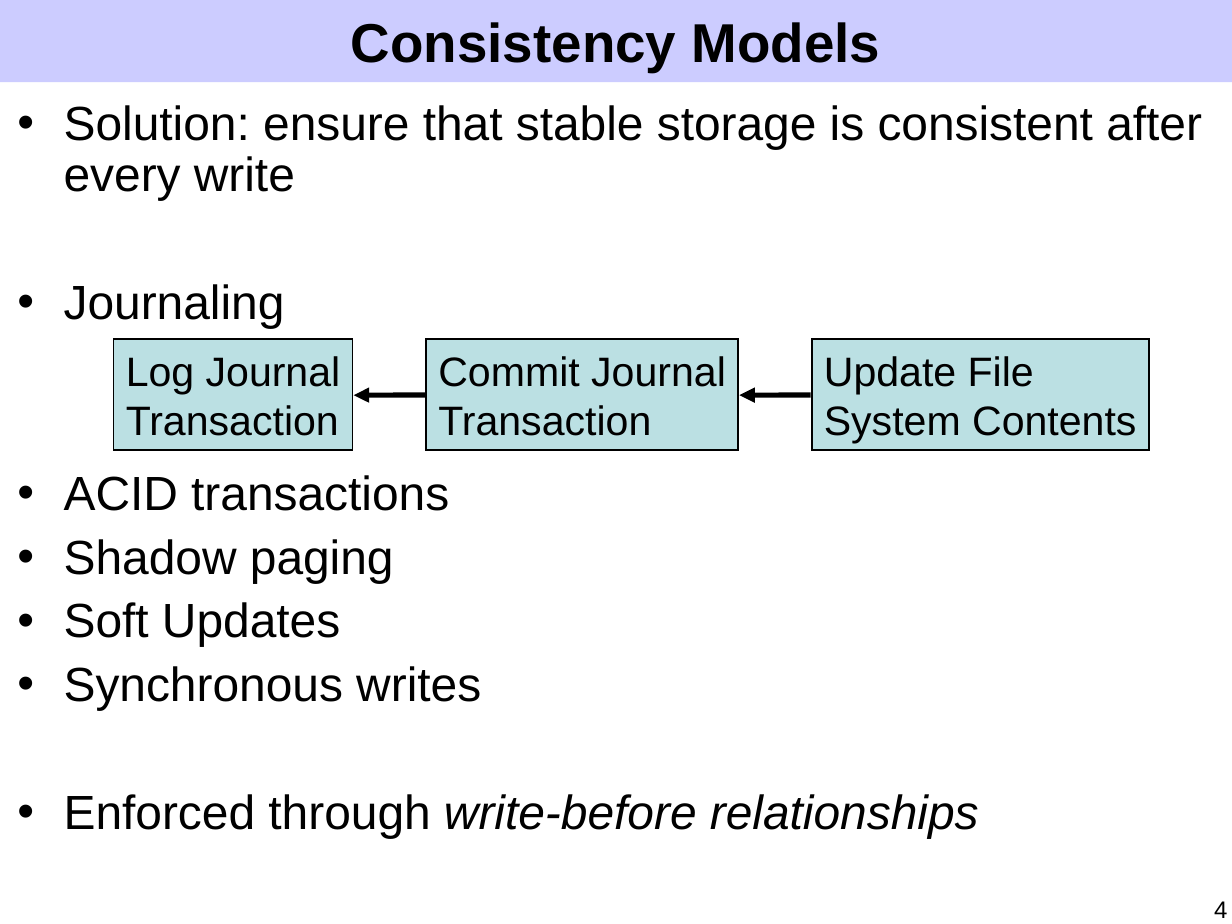
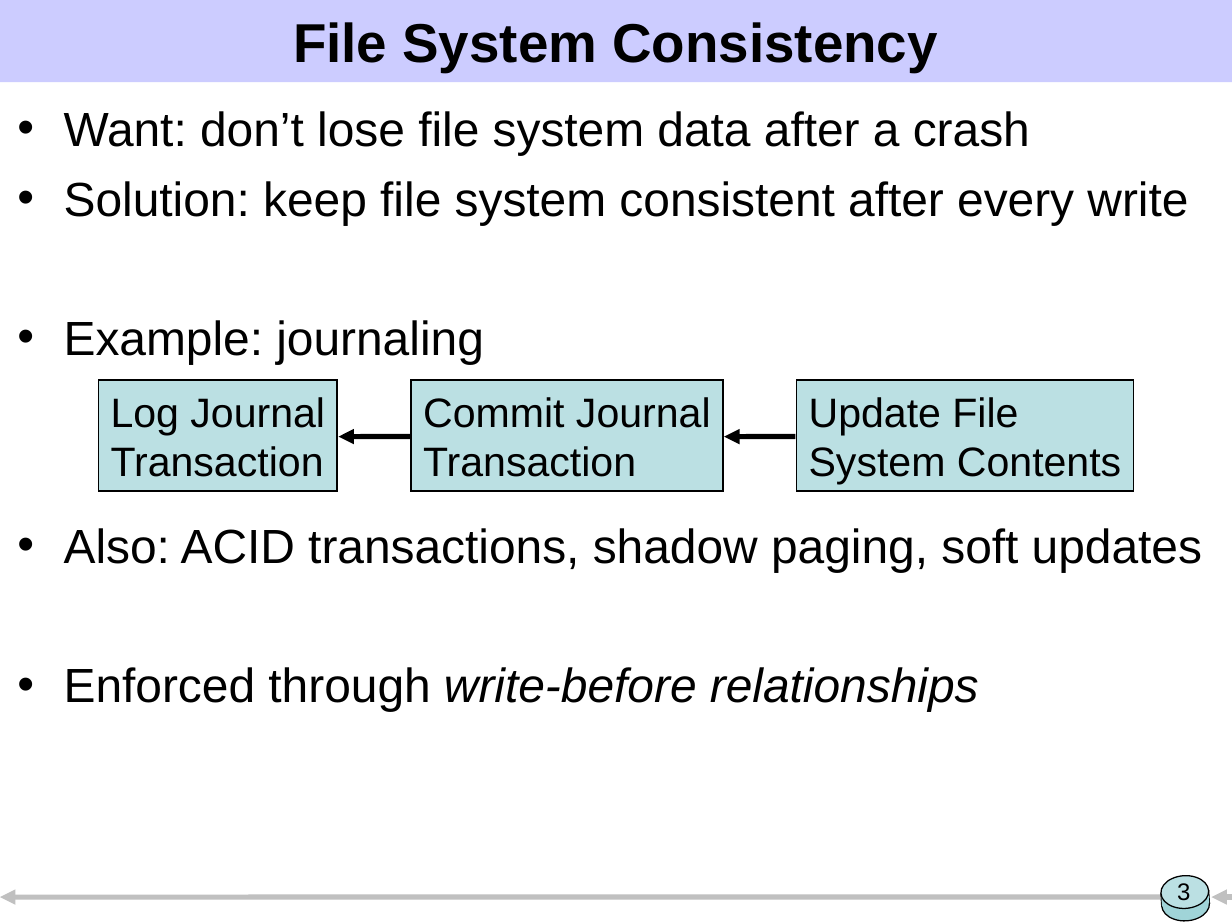
Before and after one commit to ucla-readable/fstitch-doc, a slide deck: slide 3 of sosp/pres.ppt (slide 4 before the commit). Drawn at 1232x924 pixels with LibreOffice and Linux fonts; fonts in the diff are those of the drawing. Boxes give left, top, right and bottom in pixels: in the first picture for what was removed or moved away, otherwise in the second. Text is boxed around its words. In the diff, an @@ line names an element or a change of style, - is before the commit and + after.

```diff
--- a/sosp/pres.ppt
+++ b/sosp/pres.ppt
@@ title at box(293, 22, 937, 72): text changed @@
-Consistency Models
+File System Consistency
@@ text at box(64, 111, 1202, 572): text changed @@
-• Solution: ensure that stable storage is consistent after every write
-• Journaling
-• ACID transactions
-• Shadow paging
-• Soft Updates
-• Synchronous writes
+• Want: don’t lose file system data after a crash
+• Solution: keep file system consistent after every write
+• Example: journaling
+• Also: ACID transactions, shadow paging, soft updates
@@ 3 rectangles, 2 arrows: place and size @@
-3 rectangles, 2 arrows at box(113, 339, 1149, 450)
+3 rectangles, 2 arrows at box(99, 381, 1133, 492)
@@ text at box(64, 667, 979, 711): line spacing 0.9 to 1 @@
@@ arrow added from (1161, 897) to (0, 897), #C0C0C0 3 pt @@
@@ group added at box(1160, 875, 1211, 923): 2 rectangles, 2 ellipses @@
@@ page number added at box(1177, 883, 1190, 901), 14 pt, text #000000 @@
+3
@@ arrow added from (1232, 897) to (1211, 897), #C0C0C0 3 pt @@
@@ page number removed at box(1214, 901, 1227, 918) @@
-4
```
Also in this commit, not shown: 41 other slides changed, 7 slides added, 6 slides removed.
